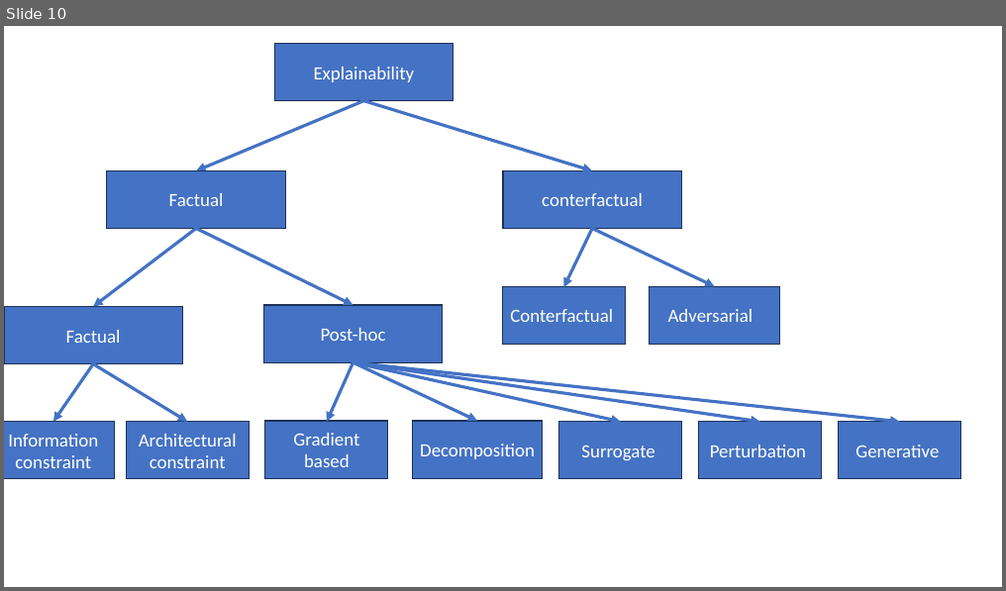
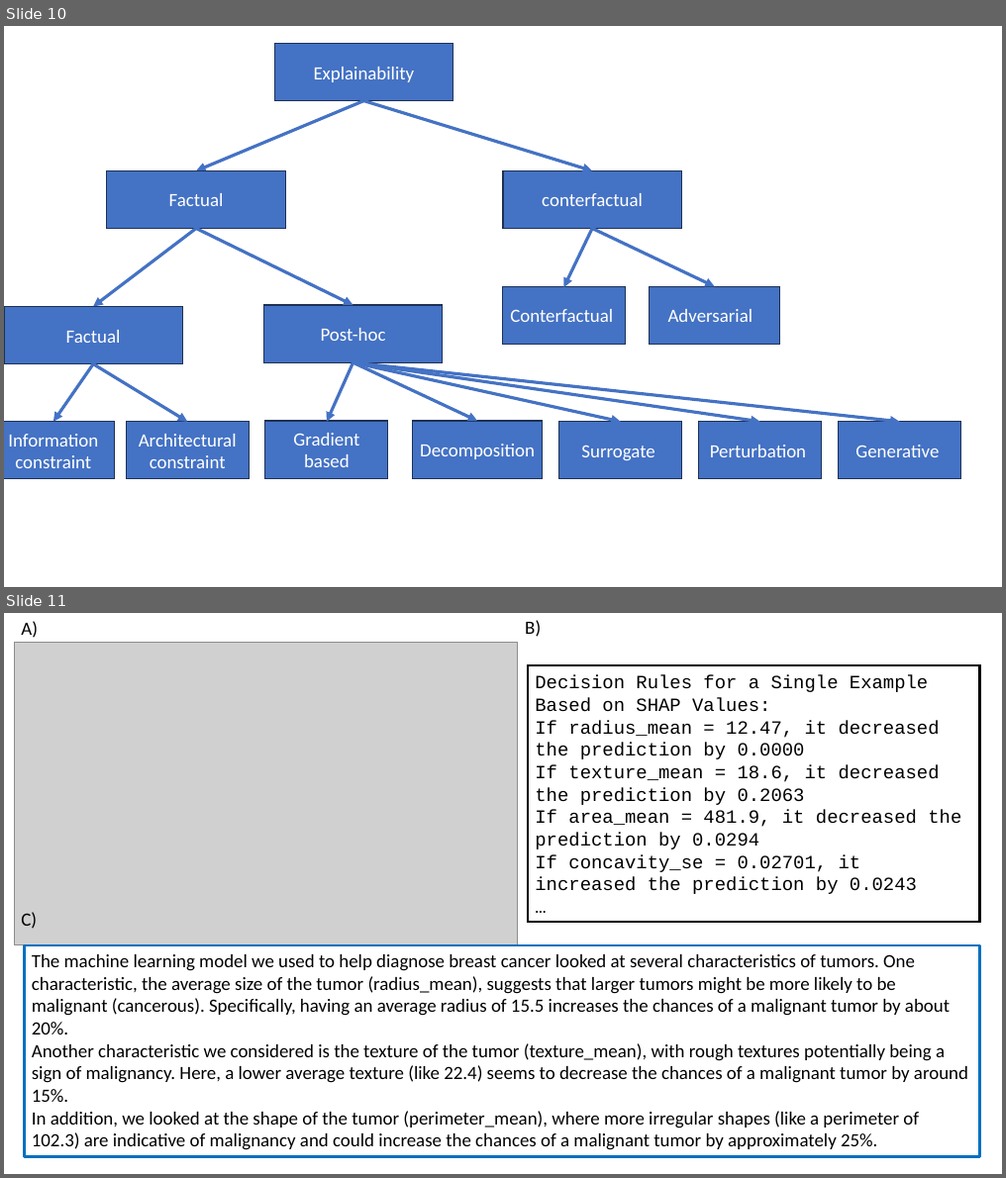
Before and after one commit to SalvatoreRa/explanaibleAI, a slide deck: figures/addtional_figures.pptx. Shown one above the other, each under a label of ours: slide 10 before the commit, slides 10 and 11 after it. The pictures are 1006x591 and 1006x1178 pixels, drawn with LibreOffice and Linux fonts; fonts in the diff are those of the drawing; grey boxes stand for pictures. Boxes give left, top, right and bottom in pixels: in the first picture for what was removed or moved away, otherwise in the second. Text is boxed around its words. In the diff, an @@ line names an element or a change of style, - is before the commit and + after.

```diff
--- a/figures/addtional_figures.pptx
+++ b/figures/addtional_figures.pptx
@@ slide 11 added at (4, 613, 1002, 1174), background #FFFFFF @@
@@ picture added at (14, 642, 518, 946) @@
@@ text added at (21, 621, 38, 638), 18 pt, text #000000 @@
+A)
@@ text added at (525, 620, 541, 637), 18 pt, text #000000 @@
+B)
@@ rectangle added at (528, 665, 980, 922), outline #000000 2.25 pt, 18 pt, text #000000 @@
+Decision Rules for a Single Example Based on SHAP Values:
+If radius_mean = 12.47, it decreased the prediction by 0.0000
+If texture_mean = 18.6, it decreased the prediction by 0.2063
+If area_mean = 481.9, it decreased the prediction by 0.0294
+If concavity_se = 0.02701, it increased the prediction by 0.0243
+…
@@ text added at (21, 912, 37, 929), 18 pt, text #000000 @@
+C)
@@ rectangle added at (24, 946, 979, 1157), outline #0070C0 2.25 pt, 18 pt, text #000000 @@
+The machine learning model we used to help diagnose breast cancer looked at several characteristics of tumors. One characteristic, the average size of the tumor (radius_mean), suggests that larger tumors might be more likely to be malignant (cancerous). Specifically, having an average radius of 15.5 increases the chances of a malignant tumor by about 20%.
+Another characteristic we considered is the texture of the tumor (texture_mean), with rough textures potentially being a sign of malignancy. Here, a lower average texture (like 22.4) seems to decrease the chances of a malignant tumor by around 15%.
+In addition, we looked at the shape of the tumor (perimeter_mean), where more irregular shapes (like a perimeter of 102.3) are indicative of malignancy and could increase the chances of a malignant tumor by approximately 25%.
```
